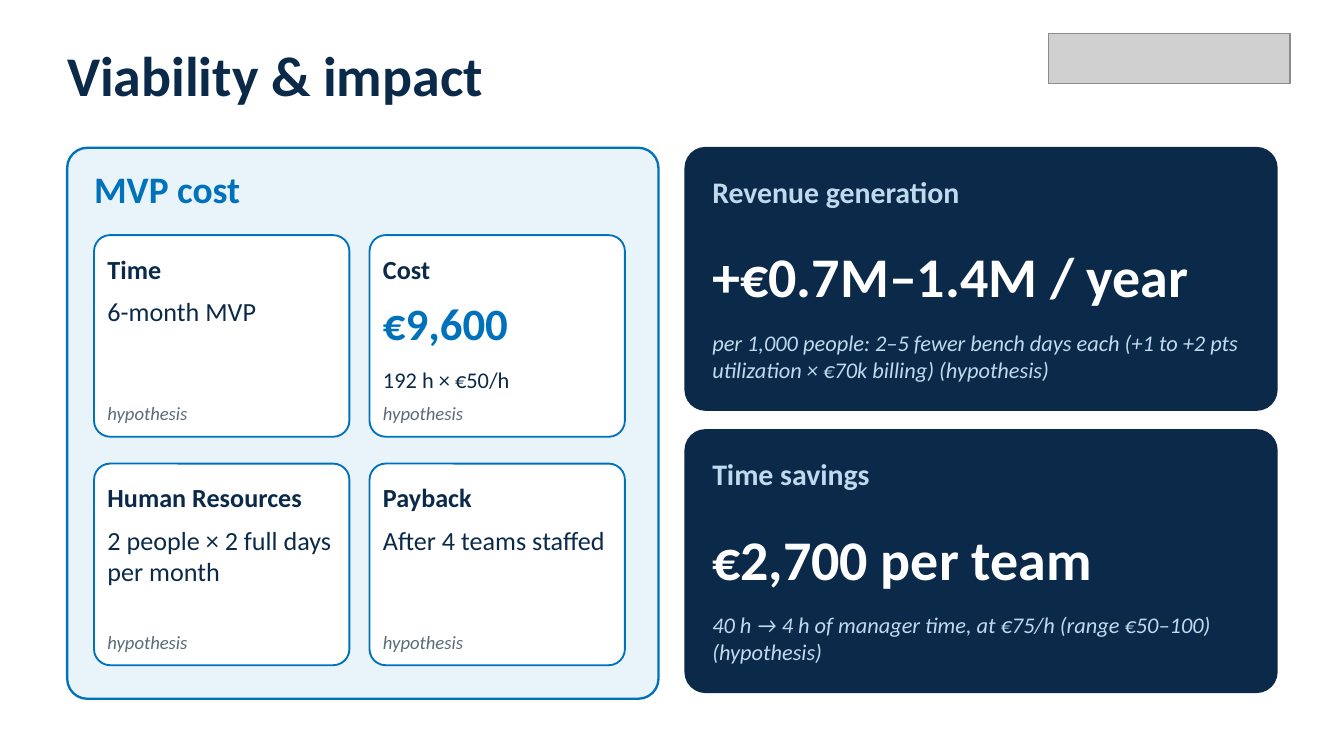
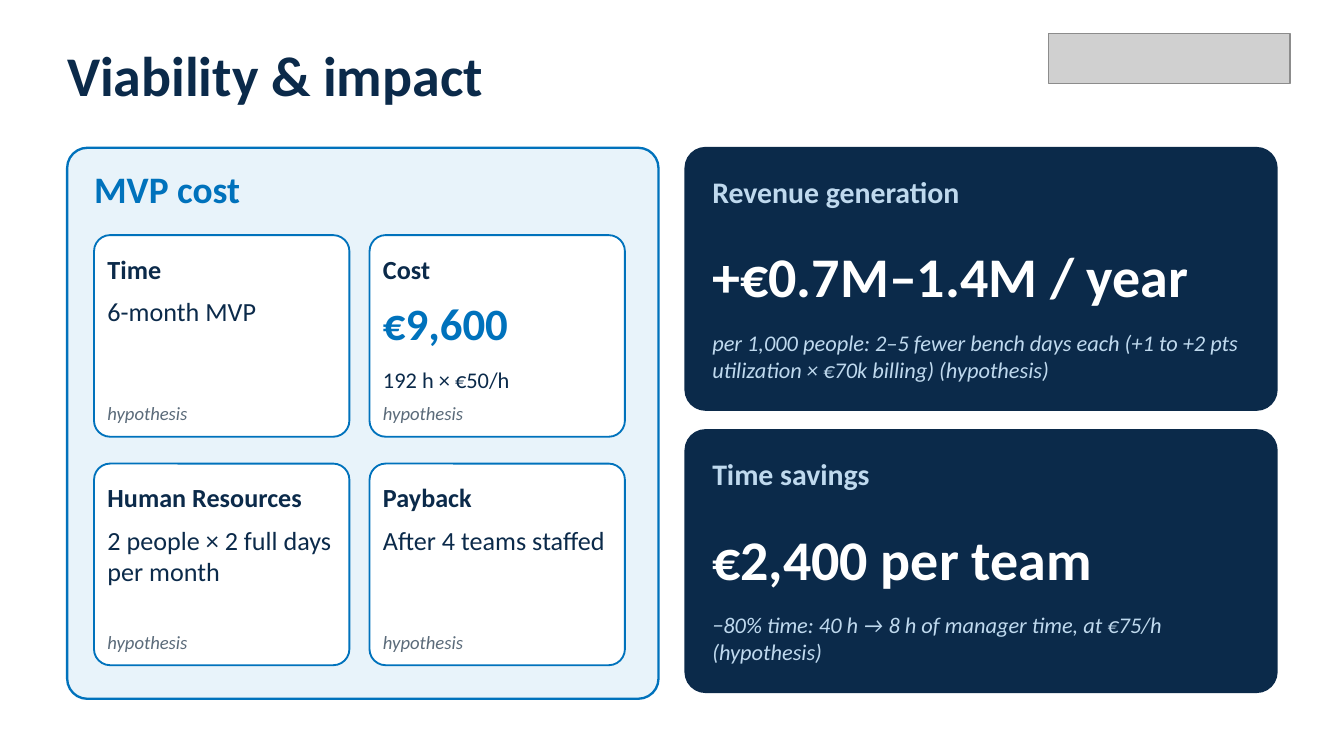
Before and after one commit to igagmol/hackaton-saturday, a slide deck: slide 4 of pitch/NTTDATA_pitch_deck.pptx. Drawn at 1344x756 pixels with LibreOffice and Linux fonts; fonts in the diff are those of the drawing; grey boxes stand for pictures. Boxes give left, top, right and bottom in pixels: in the first picture for what was removed or moved away, otherwise in the second. Text is boxed around its words. In the diff, an @@ line names an element or a change of style, - is before the commit and + after.

```diff
--- a/pitch/NTTDATA_pitch_deck.pptx
+++ b/pitch/NTTDATA_pitch_deck.pptx
@@ text at <box>712,543,1092,589</box>: text changed @@
-€2,700 per team
+€2,400 per team
@@ text at <box>712,617,1161,664</box>: text changed @@
-40 h → 4 h of manager time, at €75/h (range €50–100) (hypothesis)
+−80% time: 40 h → 8 h of manager time, at €75/h (hypothesis)
```
Also in this commit, not shown: 1 other slide changed, 3 other files.
